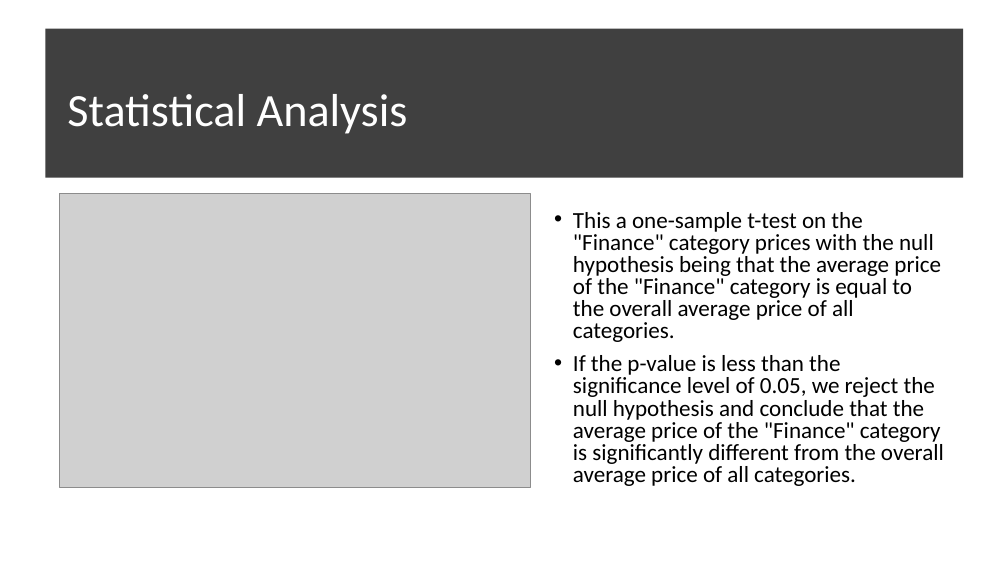
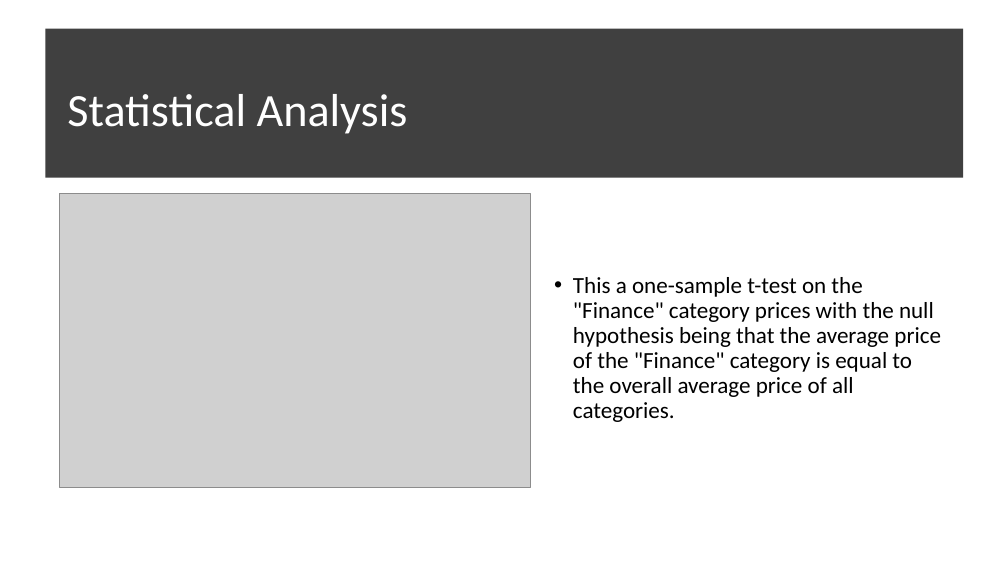
Before and after one commit to ShankarM93/Project-1, a slide deck: slide 19 of Presentation - Google Play Store Analysis.pptx. Drawn at 1008x567 pixels with LibreOffice and Linux fonts; fonts in the diff are those of the drawing; grey boxes stand for pictures. Boxes give left, top, right and bottom in pixels: in the first picture for what was removed or moved away, otherwise in the second. Text is boxed around its words. In the diff, an @@ line names an element or a change of style, - is before the commit and + after.

Commit message:
changes

```diff
--- a/Presentation - Google Play Store Analysis.pptx
+++ b/Presentation - Google Play Store Analysis.pptx
@@ text "This a one-sample t-test on ..." at [573, 277, 941, 422]: line spacing 0.8 to 0.9 @@
@@ text at [573, 355, 944, 486]: paragraph removed @@
-• If the p-value is less than the significance level of 0.05, we reject the null hypothesis and conclude that the average price of the "Finance" category is significantly different from the overall average price of all categories.
```
